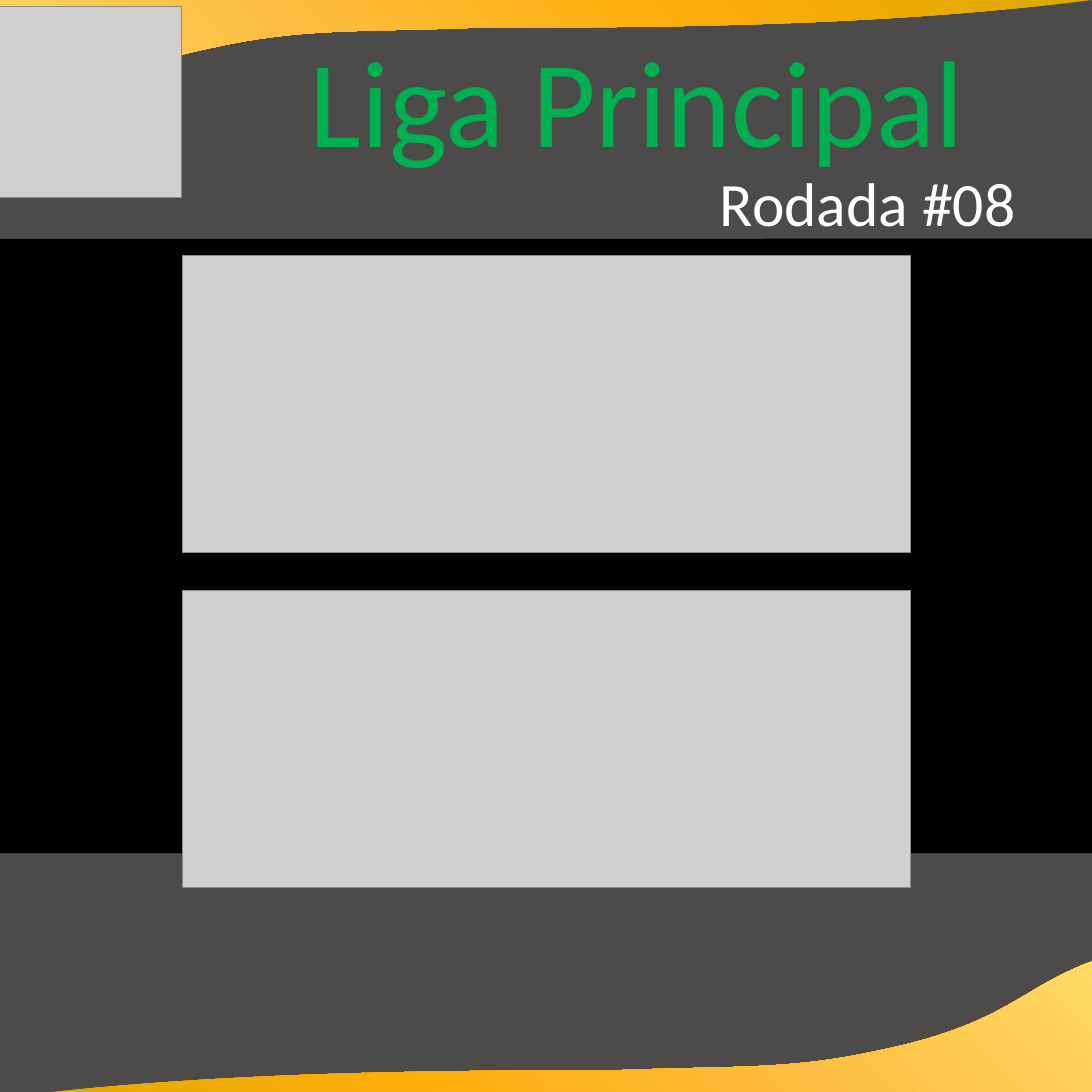
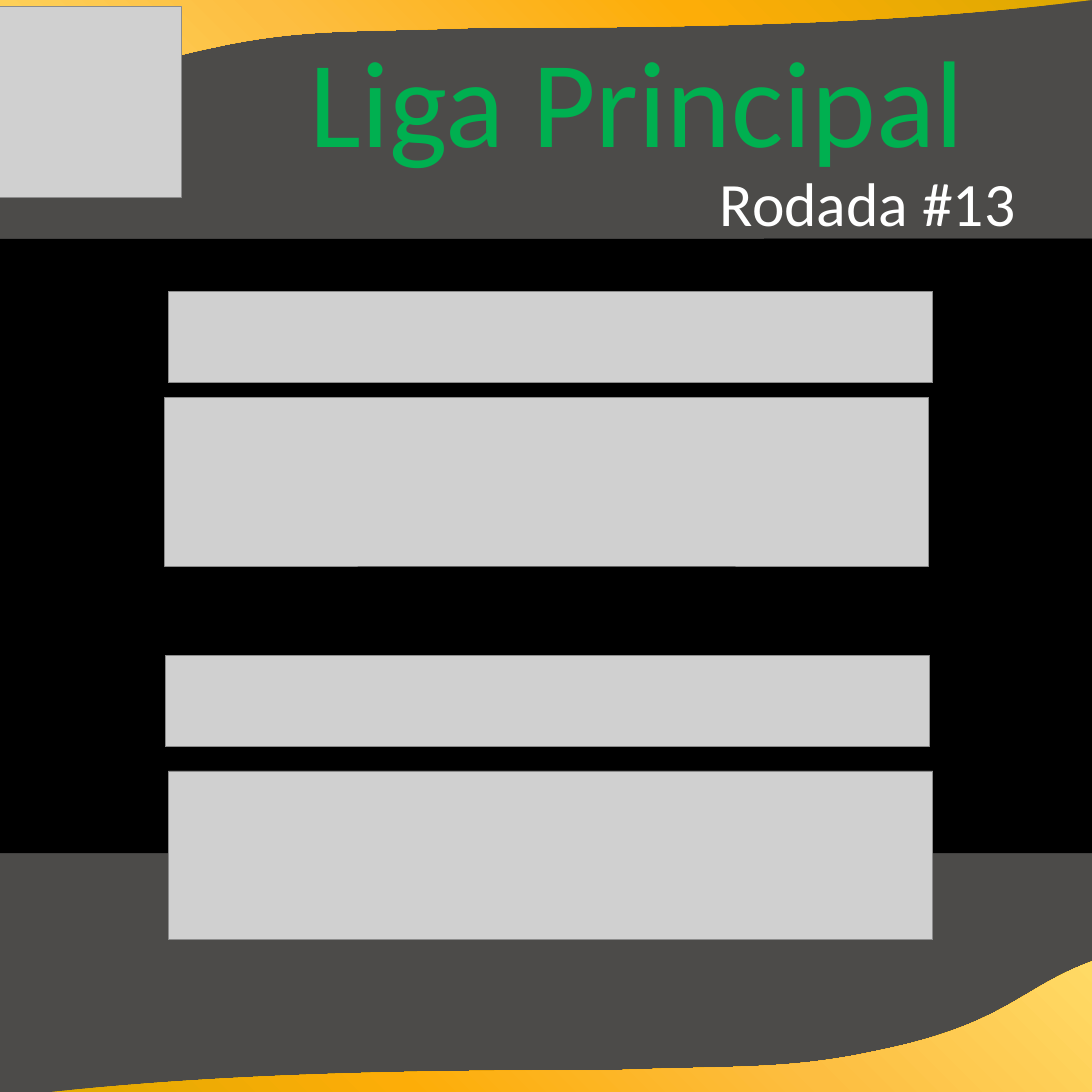
Before and after one commit to cknakayama/automacao_ligaroletarussa2021, a slide deck: slide 4 of Informativos.pptx. Drawn at 1092x1092 pixels with LibreOffice and Linux fonts; fonts in the diff are those of the drawing; grey boxes stand for pictures; background and template pictures are left out. Boxes give left, top, right and bottom in pixels: in the first picture for what was removed or moved away, otherwise in the second. Text is boxed around its words. In the diff, an @@ line names an element or a change of style, - is before the commit and + after.

Commit message:
rodada13

```diff
--- a/Informativos.pptx
+++ b/Informativos.pptx
@@ text at (720,183,1015,241): text changed @@
-Rodada #08
+Rodada #13
@@ picture removed at (182,255,910,552) @@
@@ picture added at (168,291,933,383) @@
@@ picture added at (165,398,929,566) @@
@@ picture removed at (183,590,911,887) @@
@@ picture added at (166,656,930,747) @@
@@ picture added at (168,771,933,939) @@
```
Also in this commit, not shown: 8 other slides changed, 5 other files.
